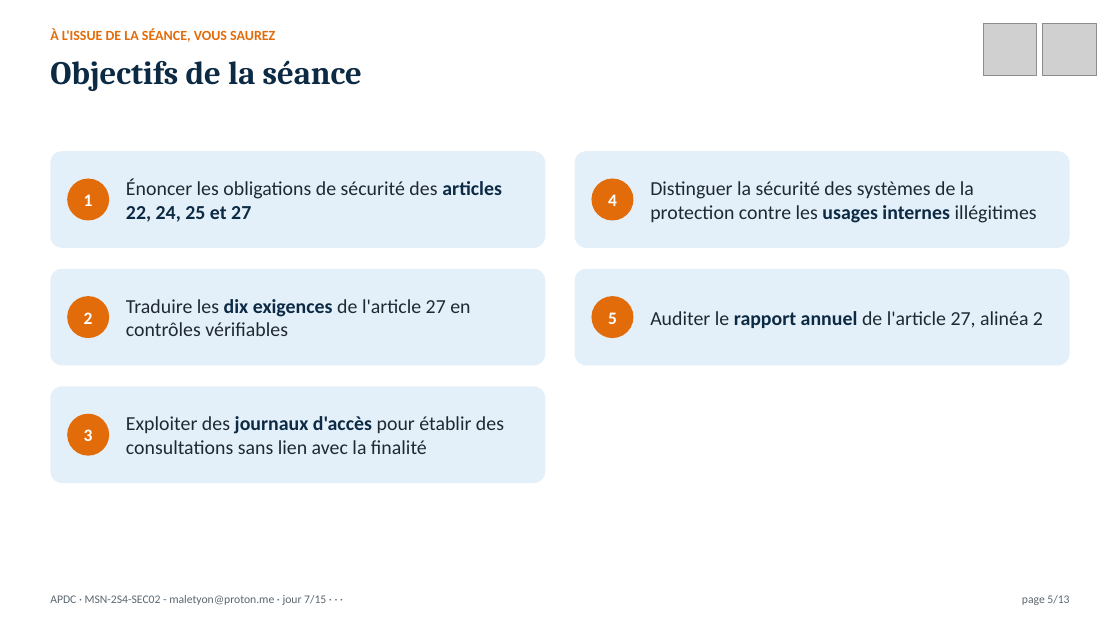
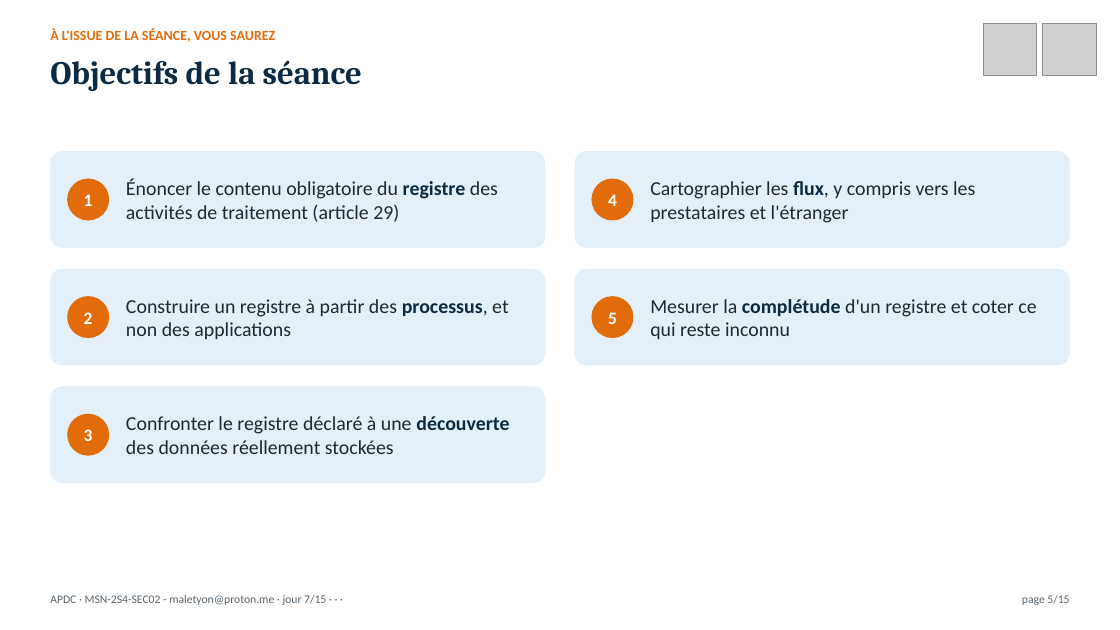
Before and after one commit to MaletYon/cours-apdc, a slide deck: slide 5 of Présentation/APDC_J07.pptx. Drawn at 1120x630 pixels with LibreOffice and Linux fonts; fonts in the diff are those of the drawing; grey boxes stand for pictures. Boxes give left, top, right and bottom in pixels: in the first picture for what was removed or moved away, otherwise in the second. Text is boxed around its words. In the diff, an @@ line names an element or a change of style, - is before the commit and + after.

```diff
--- a/Présentation/APDC_J07.pptx
+++ b/Présentation/APDC_J07.pptx
@@ text at box(126, 179, 498, 222): text changed @@
-Énoncer les obligations de sécurité des articles 22, 24, 25 et 27
+Énoncer le contenu obligatoire du registre des activités de traitement (article 29)
@@ text at box(650, 181, 975, 223): text changed @@
-Distinguer la sécurité des systèmes de la protection contre les usages internes illégitimes
+Cartographier les flux, y compris vers les prestataires et l'étranger
@@ text at box(126, 299, 508, 339): text changed @@
-Traduire les dix exigences de l'article 27 en contrôles vérifiables
+Construire un registre à partir des processus, et non des applications
@@ text at box(650, 299, 1036, 339): text changed @@
-Auditer le rapport annuel de l'article 27, alinéa 2
+Mesurer la complétude d'un registre et coter ce qui reste inconnu
@@ text at box(126, 416, 509, 454): text changed @@
-Exploiter des journaux d'accès pour établir des consultations sans lien avec la finalité
+Confronter le registre déclaré à une découverte des données réellement stockées
@@ text at box(1022, 595, 1069, 605): text changed @@
-page 5/13
+page 5/15
```
Also in this commit, not shown: 11 other slides changed, 3 slides added, 1 slide removed, 53 other files.
